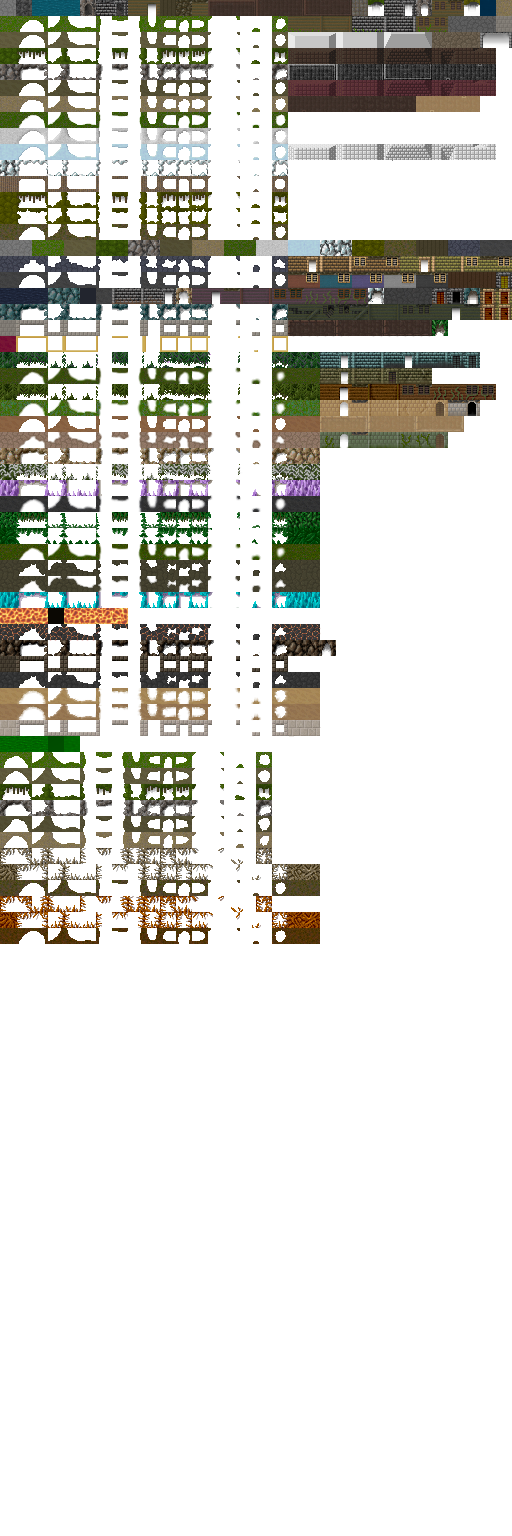
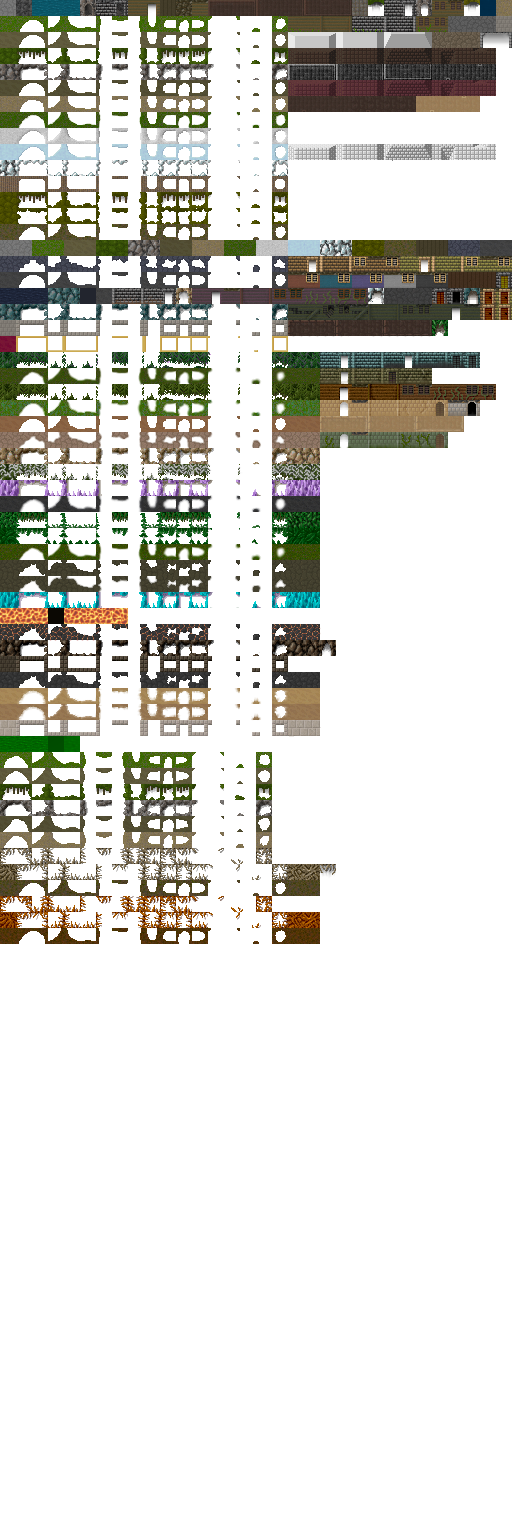
Revision of a layered w=512, h=1536 image; what changed, layer by layer:
painted on "foreground" over [320, 864, 336, 875]
painted on "shade" over [320, 864, 336, 878]
